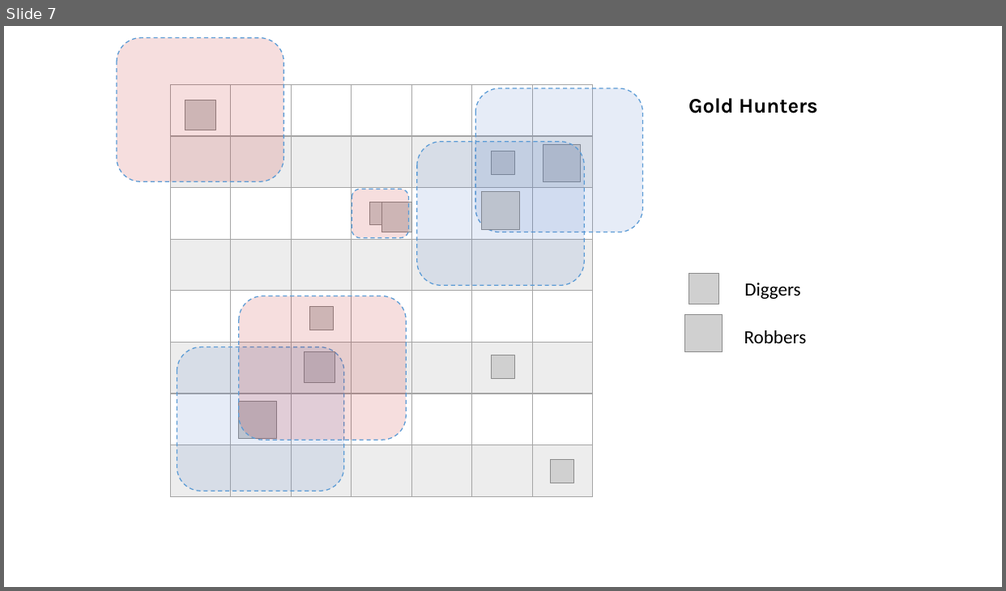
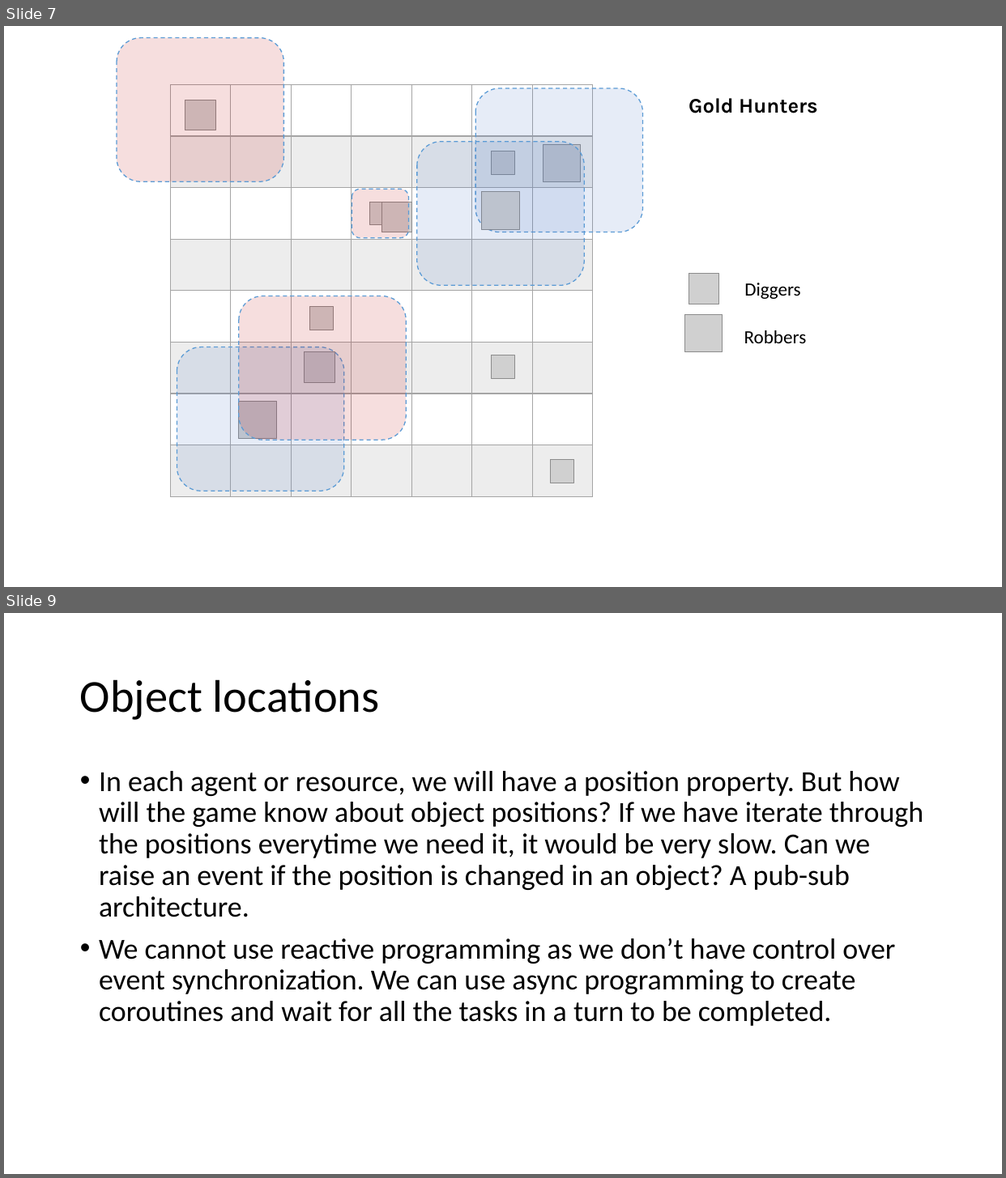
Before and after one commit to adhocmaster/Evolutionary-World-Simulator, a slide deck: docs/Architecture.pptx. Shown one above the other, each under a label of ours: slide 7 before the commit, slides 7 and 9 after it; the slides between them are not shown. The pictures are 1006x591 and 1006x1178 pixels, drawn with LibreOffice and Linux fonts; fonts in the diff are those of the drawing; grey boxes stand for pictures. Boxes give left, top, right and bottom in pixels: in the first picture for what was removed or moved away, otherwise in the second. Text is boxed around its words. In the diff, an @@ line names an element or a change of style, - is before the commit and + after.

```diff
--- a/docs/Architecture.pptx
+++ b/docs/Architecture.pptx
@@ slide 9 added at (x1=4, y1=613, x2=1002, y2=1174), background #FFFFFF @@
@@ title added at (x1=80, y1=679, x2=380, y2=720), 44 pt, text #000000 @@
+Object locations
@@ text added at (x1=99, y1=771, x2=923, y2=1026), 28 pt, text #000000 @@
+• In each agent or resource, we will have a position property. But how will the game know about object positions? If we have iterate through the positions everytime we need it, it would be very slow. Can we raise an event if the position is changed in an object? A pub-sub architecture.
+• We cannot use reactive programming as we don’t have control over event synchronization. We can use async programming to create coroutines and wait for all the tasks in a turn to be completed.
```
Also in this commit, not shown: 1 slide changed, 5 other files.
